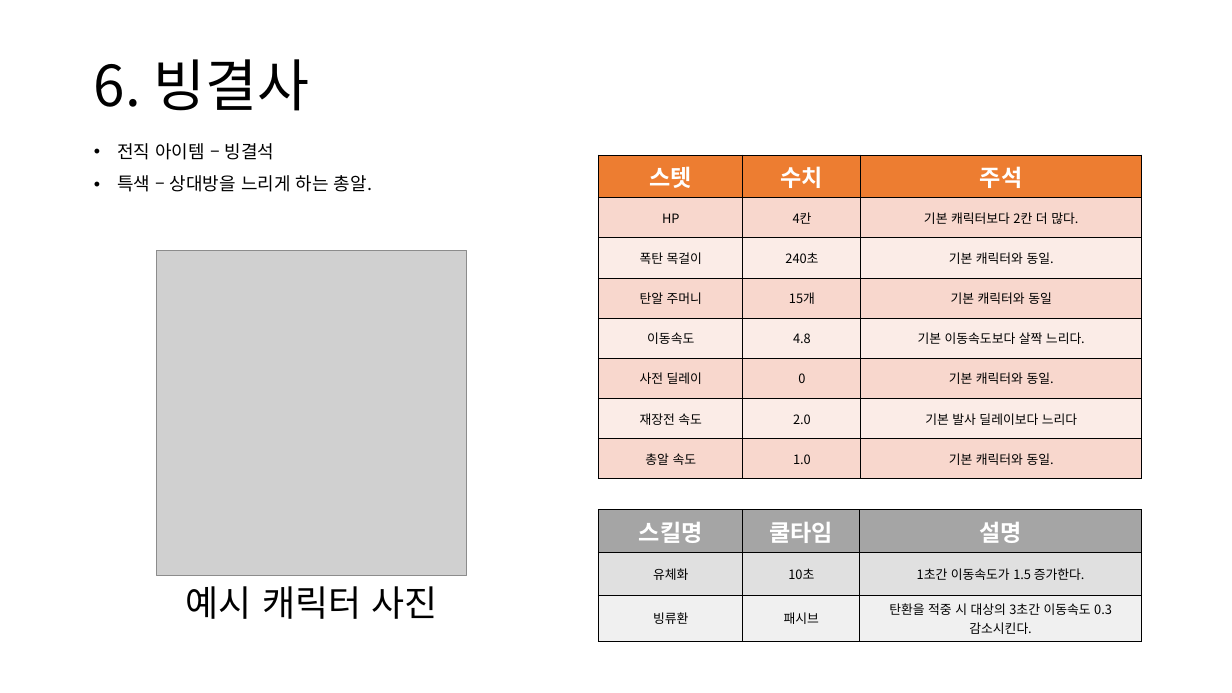
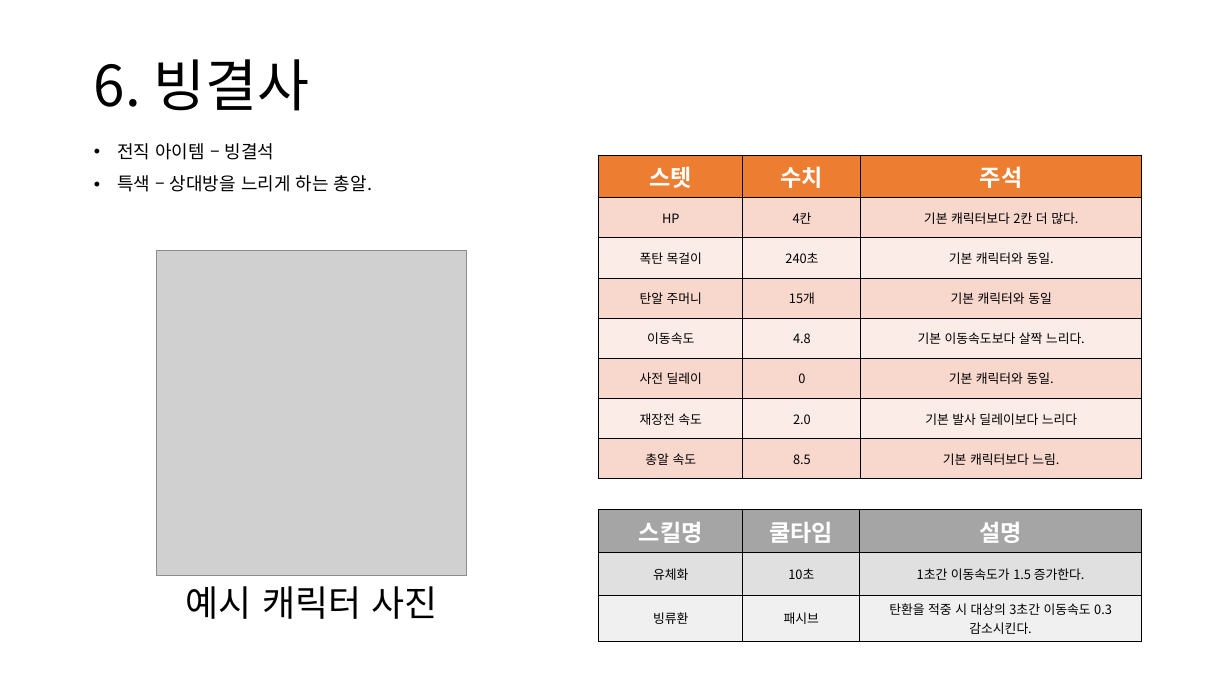
Before and after one commit to TRASHES0/MAFIA_60SECs, a slide deck: slide 7 of 기획/TRASHES 직업 기획서 - 12.07.pptx. Drawn at 1232x693 pixels with LibreOffice and Linux fonts; fonts in the diff are those of the drawing; grey boxes stand for pictures. Boxes give left, top, right and bottom in pixels: in the first picture for what was removed or moved away, otherwise in the second. Text is boxed around its words. In the diff, an @@ line names an element or a change of style, - is before the commit and + after.

```diff
--- a/기획/TRASHES 직업 기획서 - 12.07.pptx
+++ b/기획/TRASHES 직업 기획서 - 12.07.pptx
@@ table at (599, 155, 1142, 476) @@
-row 8, column 2: 1.0
+row 8, column 2: 8.5
-row 8, column 3: 기본 캐릭터와 동일.
+row 8, column 3: 기본 캐릭터보다 느림.
```
Also in this commit, not shown: 7 other slides changed.
